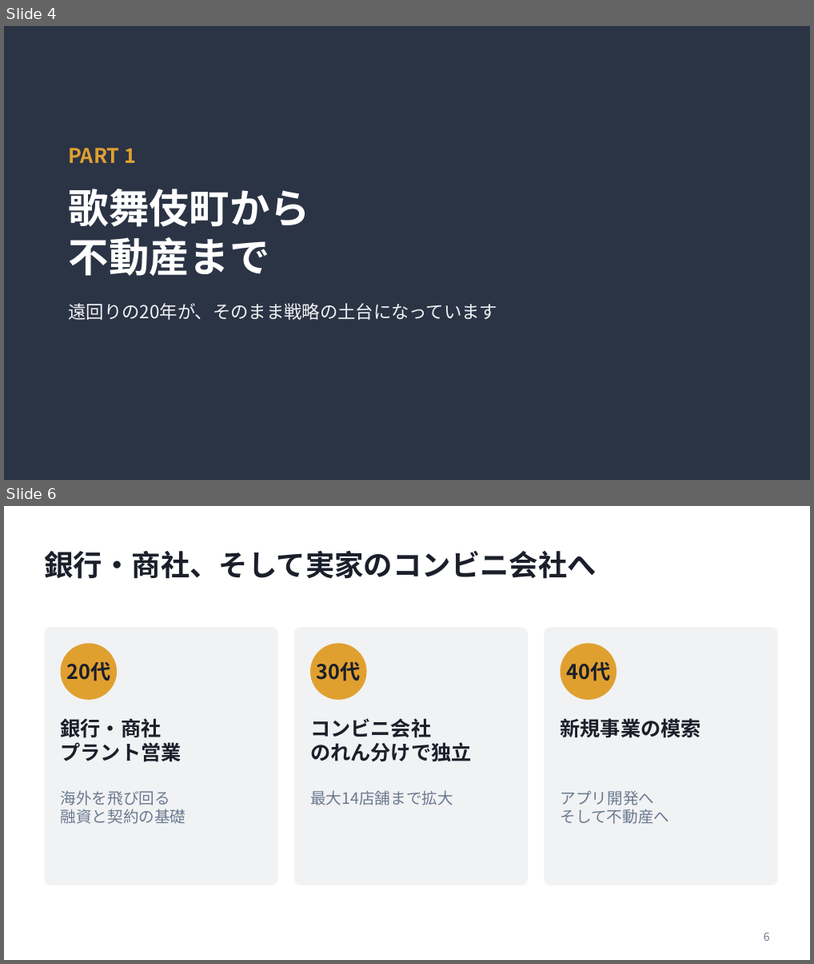
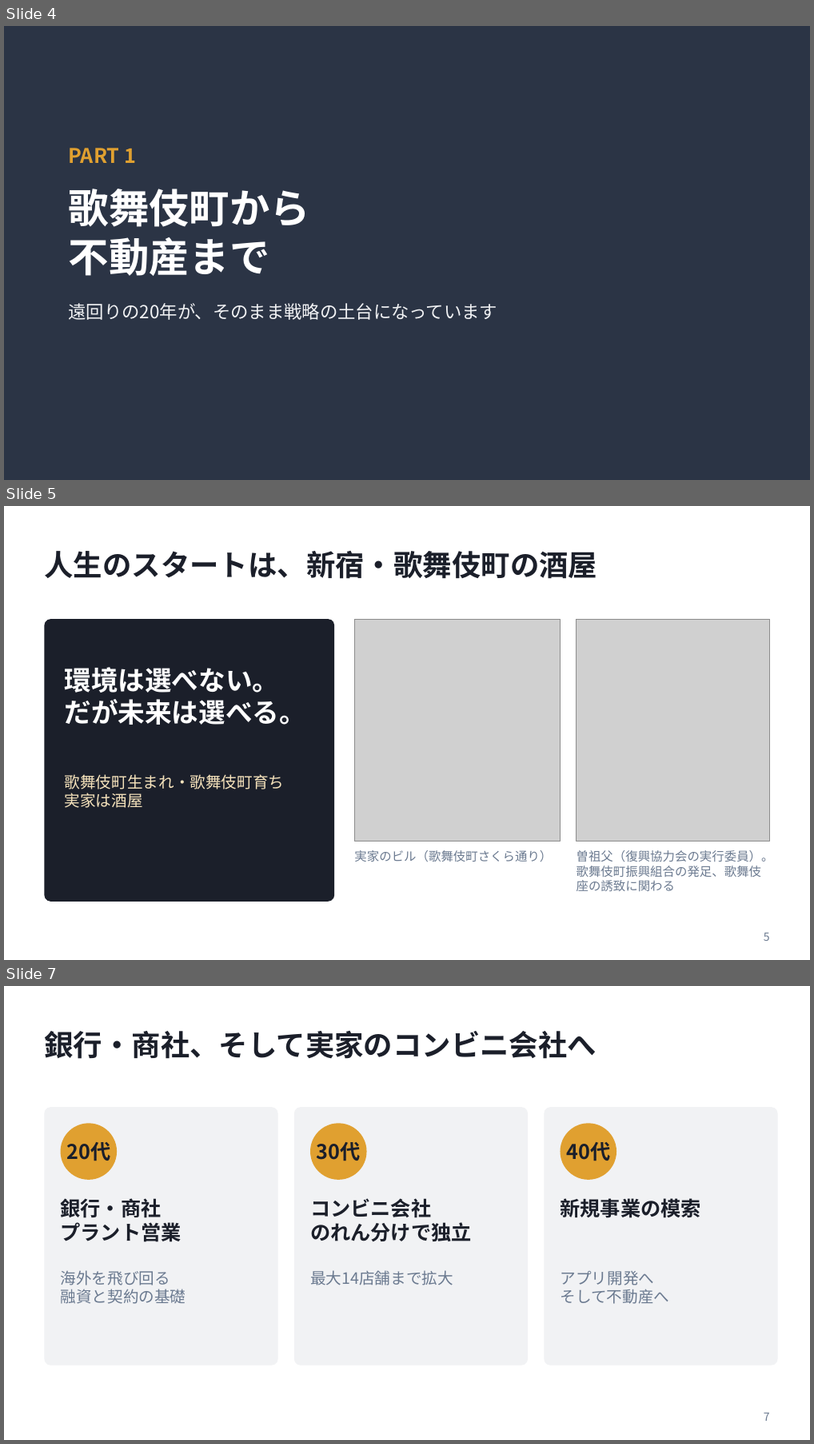
Before and after one commit to daisuke2009/avatars1, a slide deck: presentations/20261023_弱者の戦略_発表資料.pptx. Shown one above the other, each under a label of ours: slides 4 and 6 before the commit, slides 4, 5 and 7 after it; the slides between them are not shown. The pictures are 814x964 and 814x1444 pixels, drawn with LibreOffice and Linux fonts; fonts in the diff are those of the drawing; grey boxes stand for pictures. Boxes give left, top, right and bottom in pixels: in the first picture for what was removed or moved away, otherwise in the second. Text is boxed around its words. In the diff, an @@ line names an element or a change of style, - is before the commit and + after.

```diff
--- a/presentations/20261023_弱者の戦略_発表資料.pptx
+++ b/presentations/20261023_弱者の戦略_発表資料.pptx
@@ slide 5 added at box(4, 506, 810, 960), background #FFFFFF @@
@@ title added at box(44, 551, 598, 579), 26 pt, text #1B1F2A, bold @@
+人生のスタートは、新宿・歌舞伎町の酒屋
@@ rounded rectangle added at box(44, 619, 334, 901), fill #1B1F2A @@
@@ picture added at box(354, 619, 561, 840) @@
@@ picture added at box(577, 619, 770, 840) @@
@@ text added at box(65, 667, 306, 724), 24 pt, text #FFFFFF, bold @@
+環境は選べない。
+だが未来は選べる。
@@ text added at box(65, 774, 285, 808), 14 pt, text #F6E3BC @@
+歌舞伎町生まれ・歌舞伎町育ち
+実家は酒屋
@@ text added at box(354, 850, 552, 862), 11 pt, text #6B7A90 @@
+実家のビル（歌舞伎町さくら通り）
@@ text added at box(577, 850, 774, 891), 11 pt, text #6B7A90 @@
+曽祖父（復興協力会の実行委員）。歌舞伎町振興組合の発足、歌舞伎座の誘致に関わる
@@ page number added at box(764, 932, 770, 940), 10 pt, text #6B7A90 @@
+5
@@ what was slide 6 is now slide 7 @@
@@ page number at box(764, 1412, 770, 1420): text changed @@
-6
+7
```
Also in this commit, not shown: 5 slides changed, 3 other slides added, 1 slide removed.
